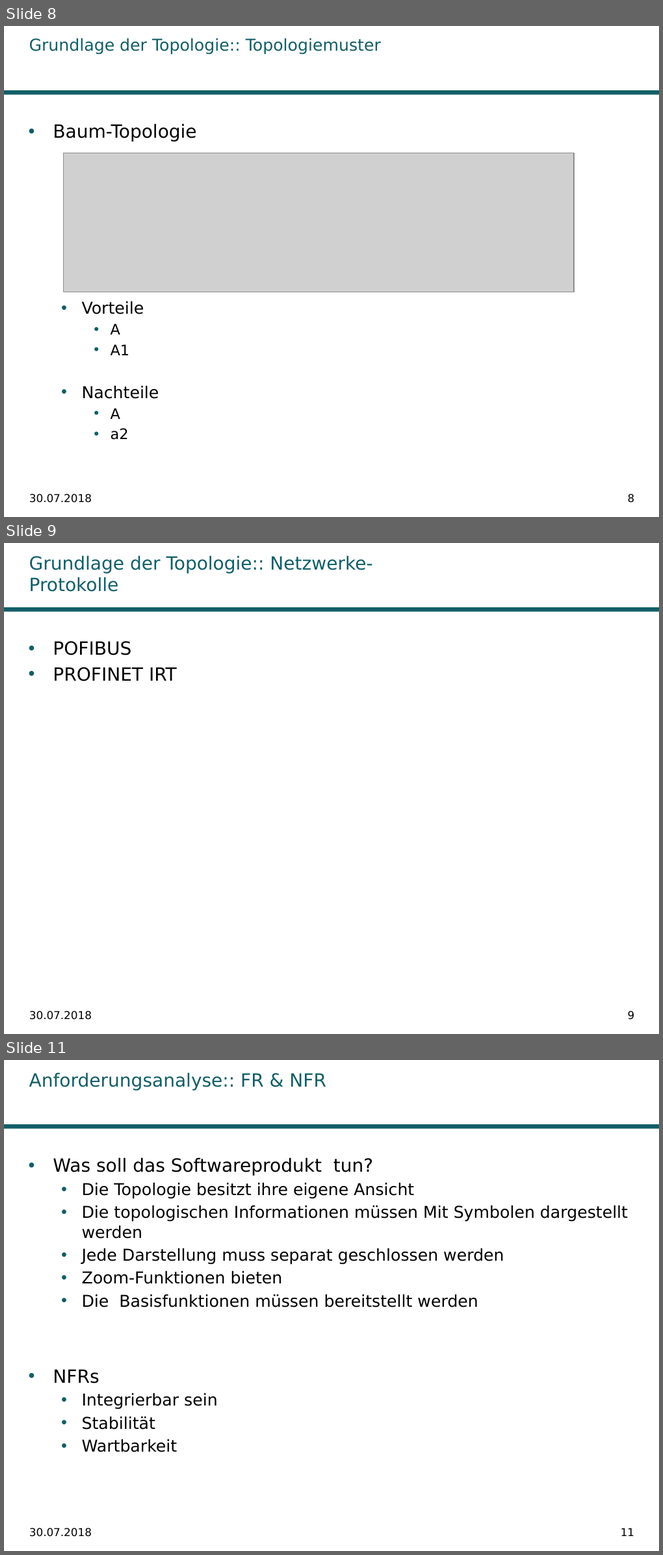
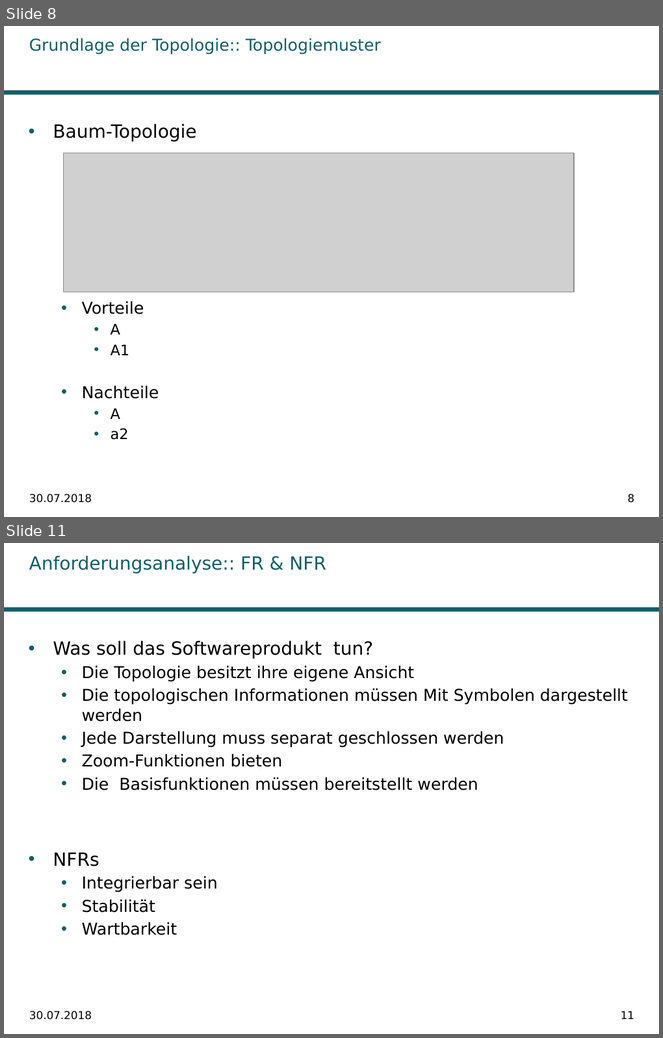
Before and after one commit to Ghislain1/zoe-fb-app, a slide deck: __Master-Abschlussarbeit.pptx. Shown one above the other, each under a label of ours: slides 8, 9 and 11 before the commit, slides 8 and 11 after it; the slides between them are not shown. The pictures are 663x1555 and 663x1038 pixels, drawn with LibreOffice and Linux fonts; fonts in the diff are those of the drawing; grey boxes stand for pictures; background and template pictures are left out. Boxes give left, top, right and bottom in pixels: in the first picture for what was removed or moved away, otherwise in the second. Text is boxed around its words. In the diff, an @@ line names an element or a change of style, - is before the commit and + after.

```diff
--- a/__Master-Abschlussarbeit.pptx
+++ b/__Master-Abschlussarbeit.pptx
@@ slide 9 removed at [4, 543, 659, 1034], background #FFFFFF; not listed: 1 template element that a slide beside it also shows @@
@@ title removed at [29, 555, 373, 592] @@
-Grundlage der Topologie:: Netzwerke-Protokolle
@@ text removed at [53, 641, 177, 681] @@
-• POFIBUS
-• PROFINET IRT
@@ text removed at [29, 1011, 92, 1020] @@
-30.07.2018
@@ page number removed at [628, 1011, 635, 1020] @@
-9
```
Also in this commit, not shown: 7 slides changed, 1 slide added, 1 other file.
